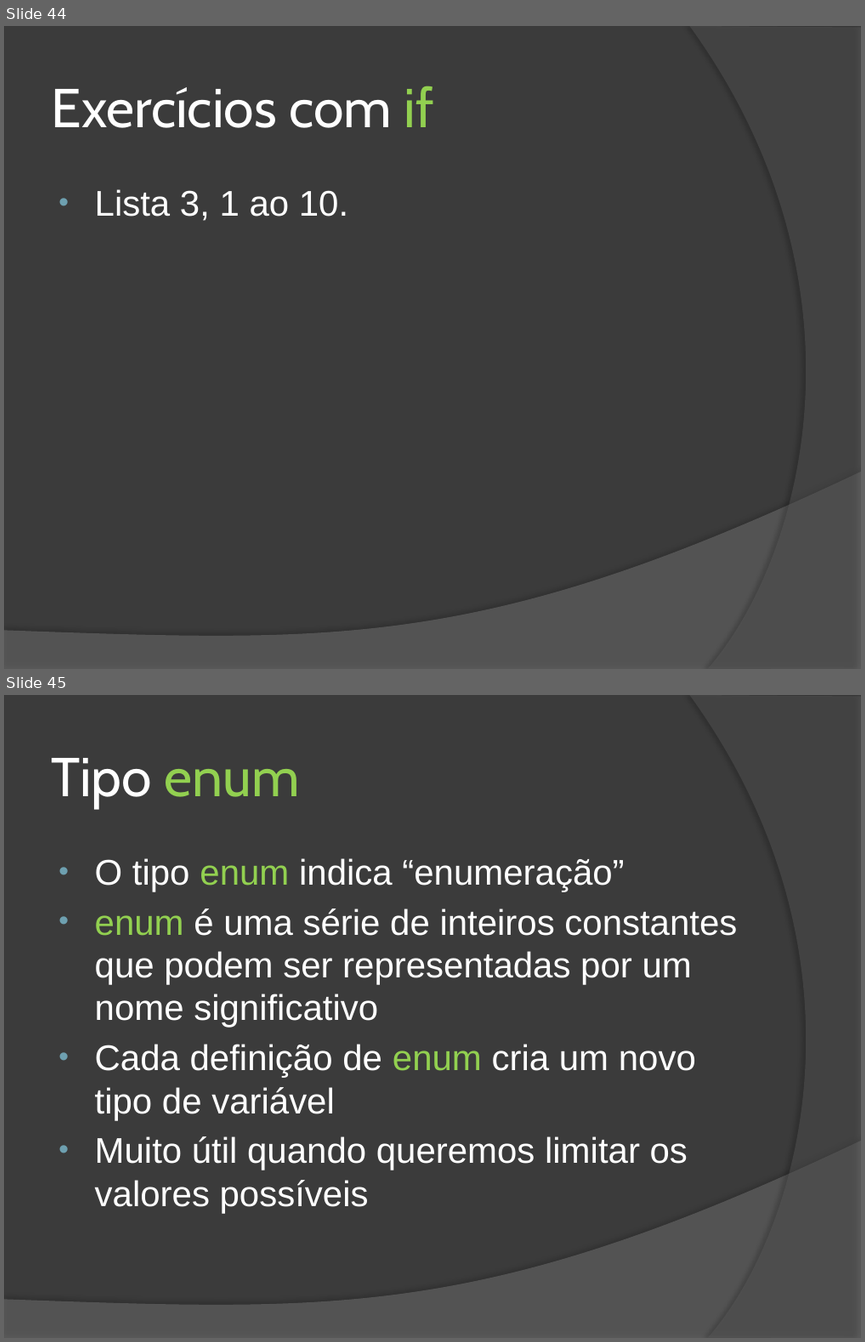
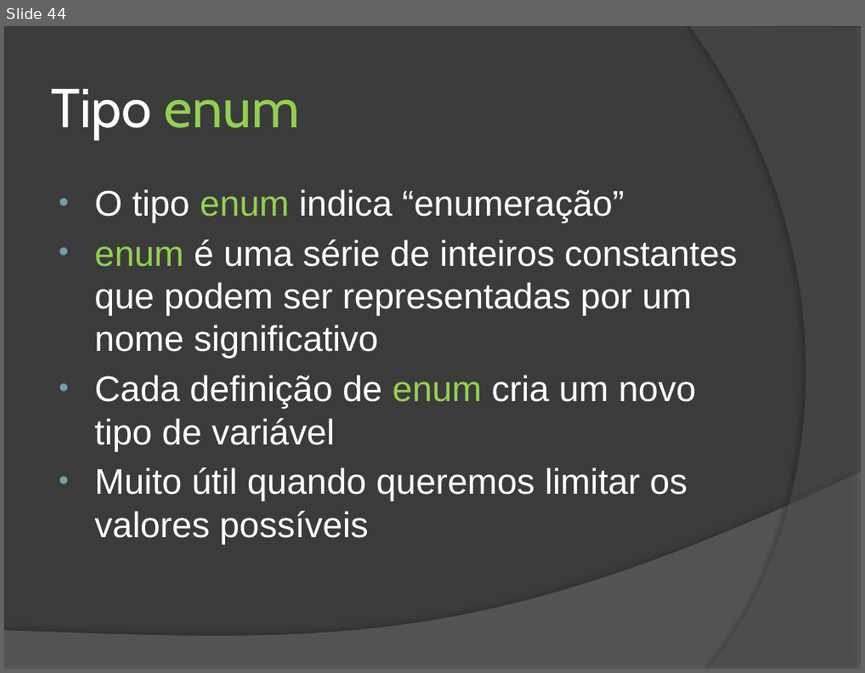
Before and after one commit to wind39/wind39.github.io, a slide deck: curso/modulo1capitulo3.pptx. Shown one above the other, each under a label of ours: slides 44 and 45 before the commit, slide 44 after it. The pictures are 865x1342 and 865x673 pixels, drawn with LibreOffice and Linux fonts; fonts in the diff are those of the drawing. Boxes give left, top, right and bottom in pixels: in the first picture for what was removed or moved away, otherwise in the second. Text is boxed around its words. In the diff, an @@ line names an element or a change of style, - is before the commit and + after.

```diff
--- a/curso/modulo1capitulo3.pptx
+++ b/curso/modulo1capitulo3.pptx
@@ slide 44 removed at <box>4,26,861,669</box>, background #3B3B3B; not listed: 2 template elements that a slide beside it also shows @@
@@ title removed at <box>51,86,433,128</box> @@
-Exercícios com if
@@ text removed at <box>95,189,348,221</box> @@
-• Lista 3, 1 ao 10.
@@ what was slide 45 is now slide 44 @@
```
Also in this commit, not shown: 1 other slide removed, 11 other files.
